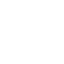
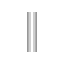
Layer changes from the first 64x64 image to the second:
added layer "bounce laser" above "fire particle" over [left=27, top=12, right=37, bottom=52]
hid "energy worm segment", painted on it over [left=27, top=12, right=37, bottom=52]
